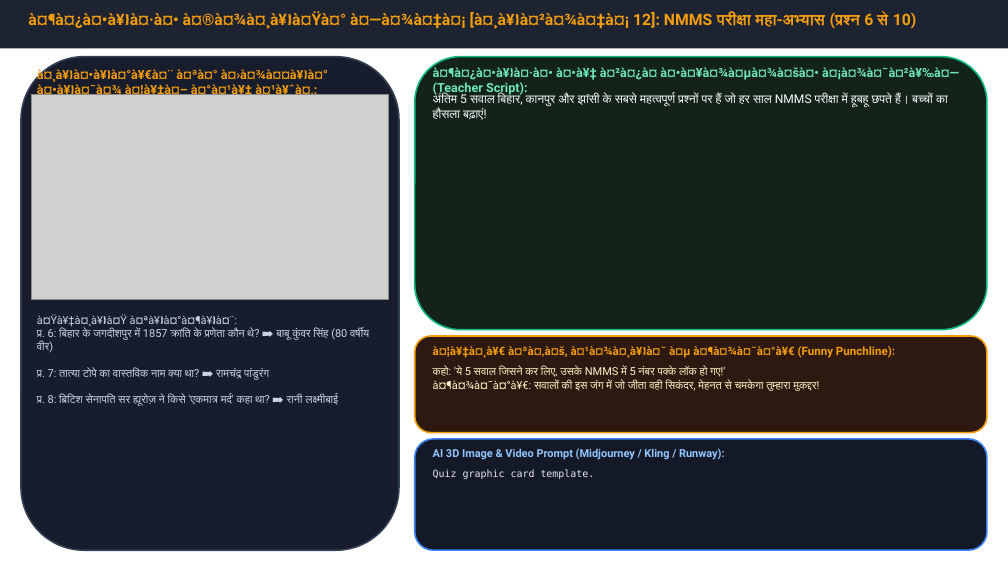
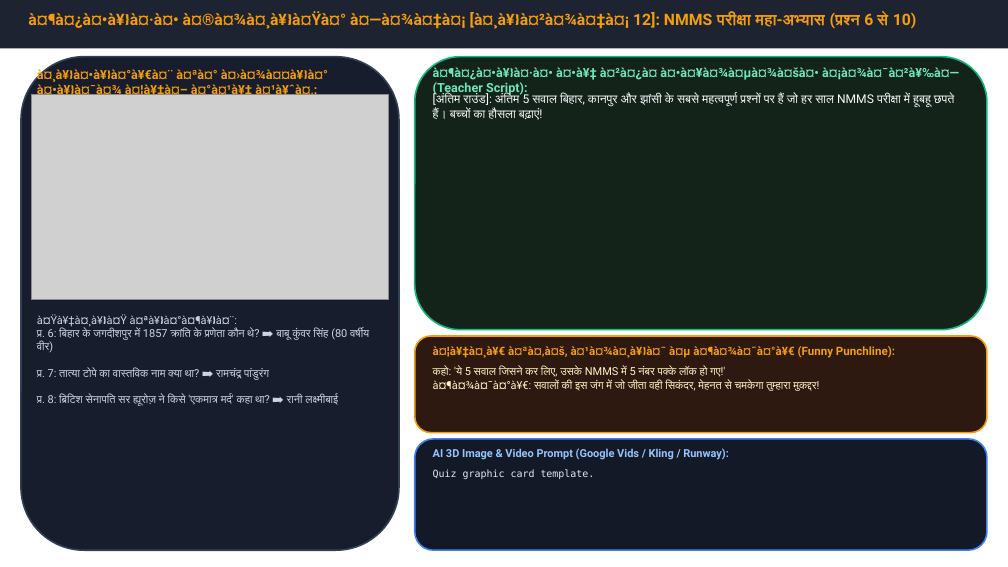
Before and after one commit to Sudhirkr85/nnms, a slide deck: slide 12 of SST_Complete_Course_SagarSir/00_Smart_Story_Class_Pilot/Class_08_History_1857_Revolt/Teacher_Master_Story_Guide.pptx. Drawn at 1008x567 pixels with LibreOffice and Linux fonts; fonts in the diff are those of the drawing; grey boxes stand for pictures. Boxes give left, top, right and bottom in pixels: in the first picture for what was removed or moved away, otherwise in the second. Text is boxed around its words. In the diff, an @@ line names an element or a change of style, - is before the commit and + after.

Commit message:
Embed Google Vids Mangal Pandey video into Smart Story Class PPTs

```diff
--- a/SST_Complete_Course_SagarSir/00_Smart_Story_Class_Pilot/Class_08_History_1857_Revolt/Teacher_Master_Story_Guide.pptx
+++ b/SST_Complete_Course_SagarSir/00_Smart_Story_Class_Pilot/Class_08_History_1857_Revolt/Teacher_Master_Story_Guide.pptx
@@ text at [433, 92, 954, 120]: text changed @@
-अंतिम 5 सवाल बिहार, कानपुर और झांसी के सबसे महत्वपूर्ण प्रश्नों पर हैं जो हर साल NMMS परीक्षा में हूबहू छपते हैं। बच्चों का हौसला बढ़ाएं!
+[अंतिम राउंड]: अंतिम 5 सवाल बिहार, कानपुर और झांसी के सबसे महत्वपूर्ण प्रश्नों पर हैं जो हर साल NMMS परीक्षा में हूबहू छपते हैं। बच्चों का हौसला बढ़ाएं!
@@ text at [433, 448, 729, 460]: text changed @@
-AI 3D Image & Video Prompt (Midjourney / Kling / Runway):
+AI 3D Image & Video Prompt (Google Vids / Kling / Runway):
```
Also in this commit, not shown: 11 other slides changed, 6 other files.
